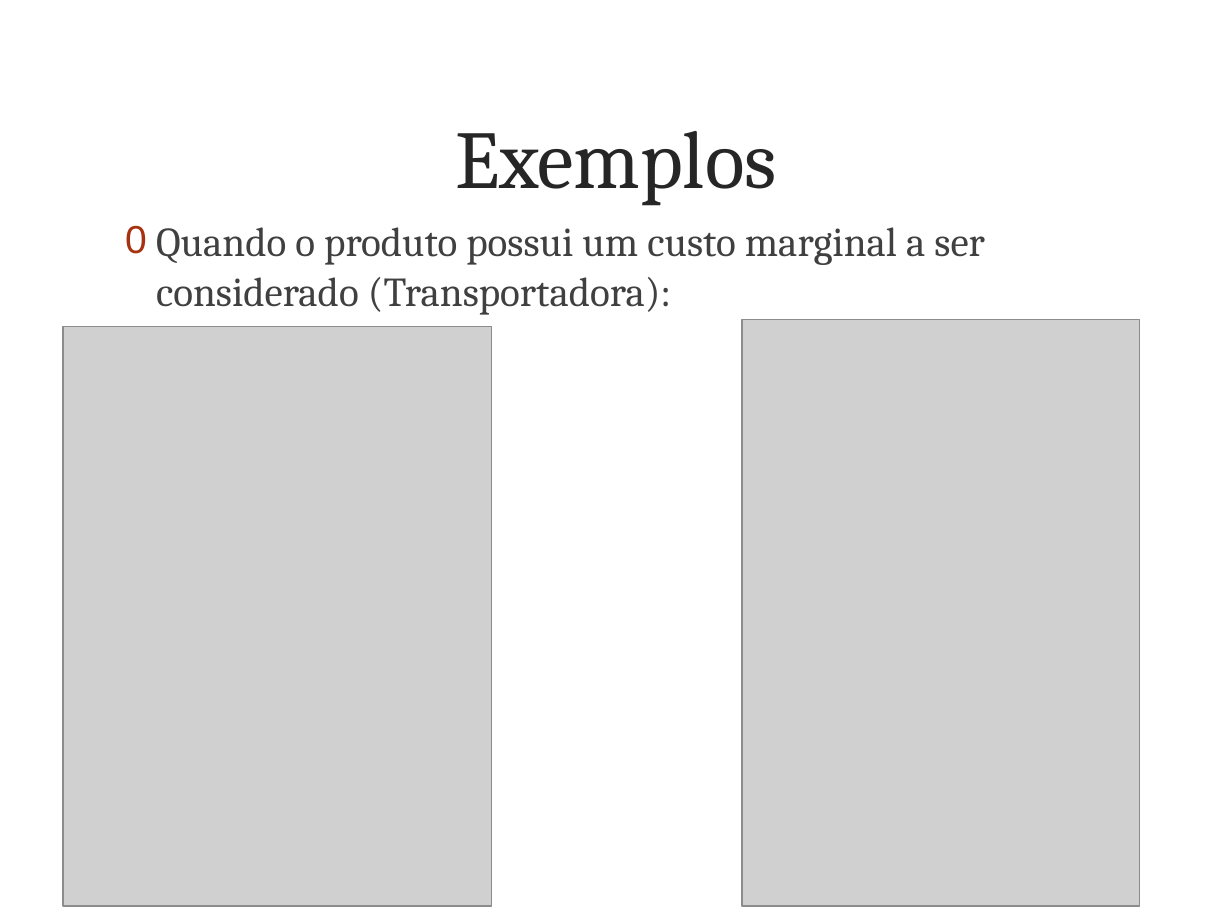
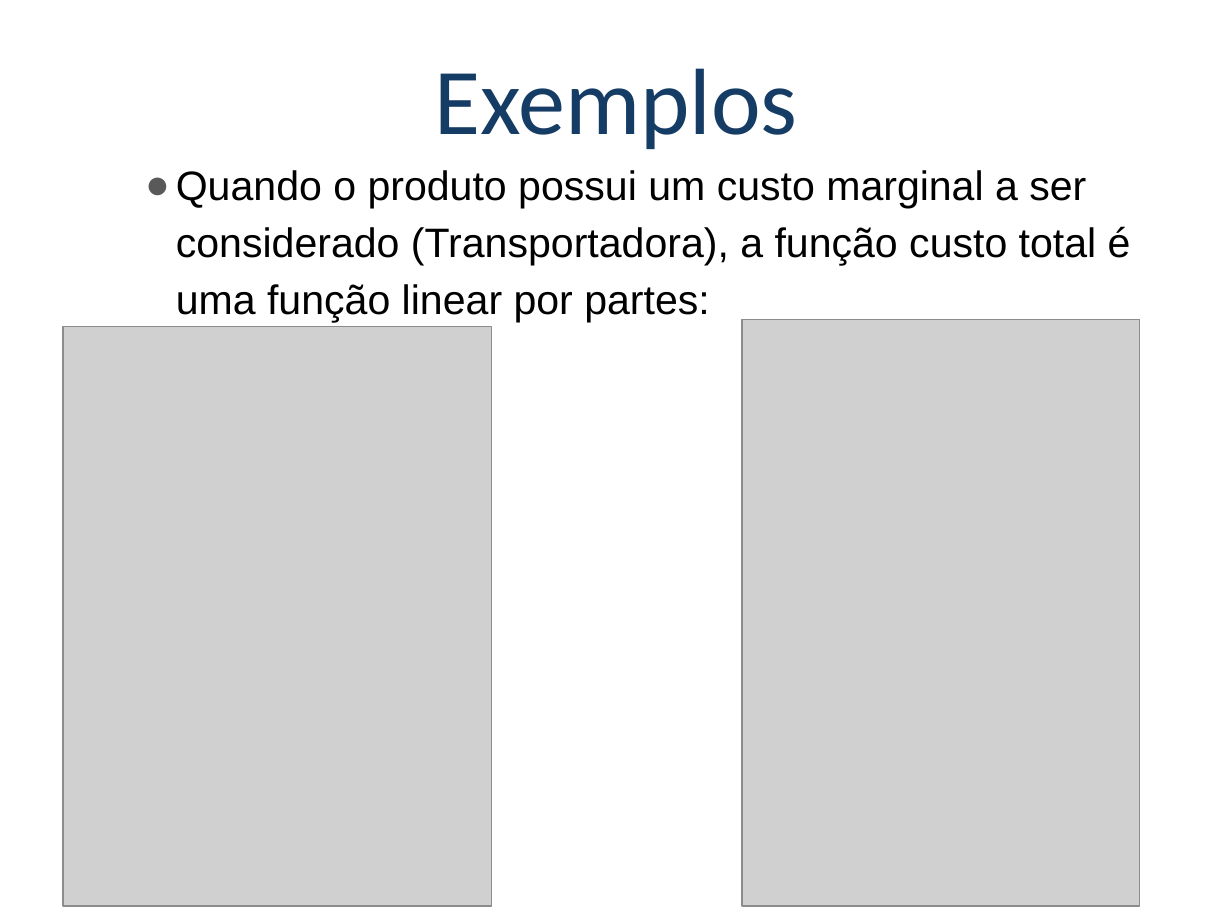
Before and after one commit to poparatodos/Pesquisa-Operacional-Para-Todos, a slide deck: slide 5 of assets/slides/po2/Programação Não Linear.pptx. Drawn at 1232x924 pixels with LibreOffice and Linux fonts; fonts in the diff are those of the drawing; grey boxes stand for pictures; background and template pictures are left out. Boxes give left, top, right and bottom in pixels: in the first picture for what was removed or moved away, otherwise in the second. Text is boxed around its words. In the diff, an @@ line names an element or a change of style, - is before the commit and + after.

```diff
--- a/assets/slides/po2/Programação Não Linear.pptx
+++ b/assets/slides/po2/Programação Não Linear.pptx
@@ title "Exemplos": place and size @@
-title "Exemplos" at box(455, 131, 777, 206)
+title "Exemplos" at box(434, 68, 797, 149)
@@ title "Exemplos" at box(434, 68, 797, 149): size 48 to 55 pt, font Cambria to Calibri, text colour #262626 to #143C64; line spacing 1 to 0.9; vertical alignment middle to bottom @@
@@ text at box(176, 170, 1131, 322): text changed; font Cambria to Arial; text colour #404040 to #000000 @@
-0 Quando o produto possui um custo marginal a ser considerado (Transportadora):
+● Quando o produto possui um custo marginal a ser considerado (Transportadora), a função custo total é uma função linear por partes:
```
Also in this commit, not shown: 31 other slides changed, 11 other files.
